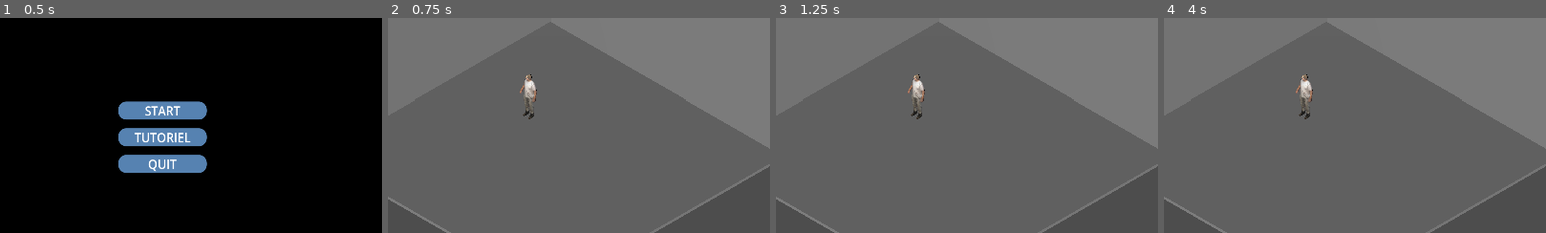
Above: before the commit, frames 1-4 (left to right).
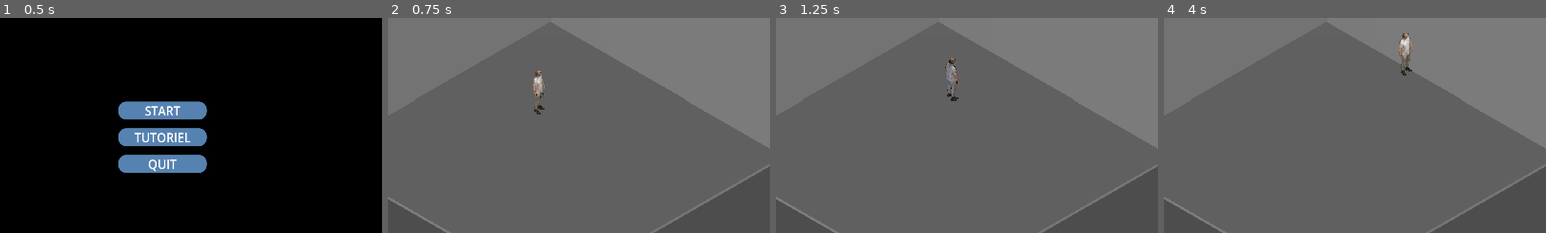
Above: after the commit, the same moments.

Repository: ygr671/beyond-the-ice
Game: Godot game, scene res://menu_principal/menu_principal.tscn
The game is run twice, just before and just after one commit, with the same random seed, the same clock (stepped at 60 frames per second) and the same inputs.
Inputs:
- Up to frame 1 (0.5 s): no input
- Up to frame 2 (0.75 s): click "START" at 0.5 s
- Up to frame 3 (1.25 s): no input
- Up to frame 4 (4 s): click "Salon" at 1.25 s; click "Salle de bain" at 2 s; click "Divertissement" at 2.75 s; click "Chambre" at 3.5 s
The pictures show only the part of the screen within x 29-79%, y 31-81%; the shares and areas given below are measured in that part.

Frame 1 is identical in both runs. In frame 2, 0.7% of the frame differs, in the area x 34-42%, y 24-48%; in frame 3, 0.7%; in frame 4, 0.8%, in the area x 34-66%, y 6-48%.

Commit message:
NPC corrigé

Diff:
--- a/Scenes/main_scene.tscn
+++ b/Scenes/main_scene.tscn
@@ -16,6 +16,10 @@
 
 [sub_resource type="BoxMesh" id="BoxMesh_iacmt"]
 size = Vector3(10, 0.1, 10)
+
+[sub_resource type="NavigationMesh" id="NavigationMesh_iacmt"]
+vertices = PackedVector3Array(-5, 0.05, 5, 5, 0.05, -5, 5, 0.05, 5, -5, 0.05, -5, -5, -0.05, 5, 5, -0.05, -5, 5, -0.05, 5, -5, -0.05, -5, 5, 0.05, 5, -5, 0.05, -5, 5, 0.05, -5, -5, 0.05, 5, 5, -0.05, 5, -5, -0.05, -5, 5, -0.05, -5, -5, -0.05, 5, 5, 0.05, 5, -5, -0.05, 5, -5, 0.05, 5, 5, -0.05, 5, 5, 0.05, -5, -5, -0.05, -5, -5, 0.05, -5, 5, -0.05, -5)
+polygons = [PackedInt32Array(0, 2, 4), PackedInt32Array(2, 6, 4), PackedInt32Array(1, 3, 5), PackedInt32Array(3, 7, 5), PackedInt32Array(8, 10, 12), PackedInt32Array(10, 14, 12), PackedInt32Array(9, 11, 13), PackedInt32Array(11, 15, 13), PackedInt32Array(16, 18, 20), PackedInt32Array(18, 22, 20), PackedInt32Array(17, 19, 21), PackedInt32Array(19, 23, 21)]
 
 [sub_resource type="BoxShape3D" id="BoxShape3D_6ev3c"]
 size = Vector3(10, 0.1, 10)
@@ -98,6 +102,9 @@
 [node name="MeshInstance3D" type="MeshInstance3D" parent="Salle/Sol"]
 mesh = SubResource("BoxMesh_iacmt")
 
+[node name="NavigationRegion3D" type="NavigationRegion3D" parent="Salle/Sol/MeshInstance3D"]
+navigation_mesh = SubResource("NavigationMesh_iacmt")
+
 [node name="CollisionShape3D" type="CollisionShape3D" parent="Salle/Sol"]
 shape = SubResource("BoxShape3D_6ev3c")
 
Not shown: 1 places in Scenes/main_scene.tscn that only renumber resources
